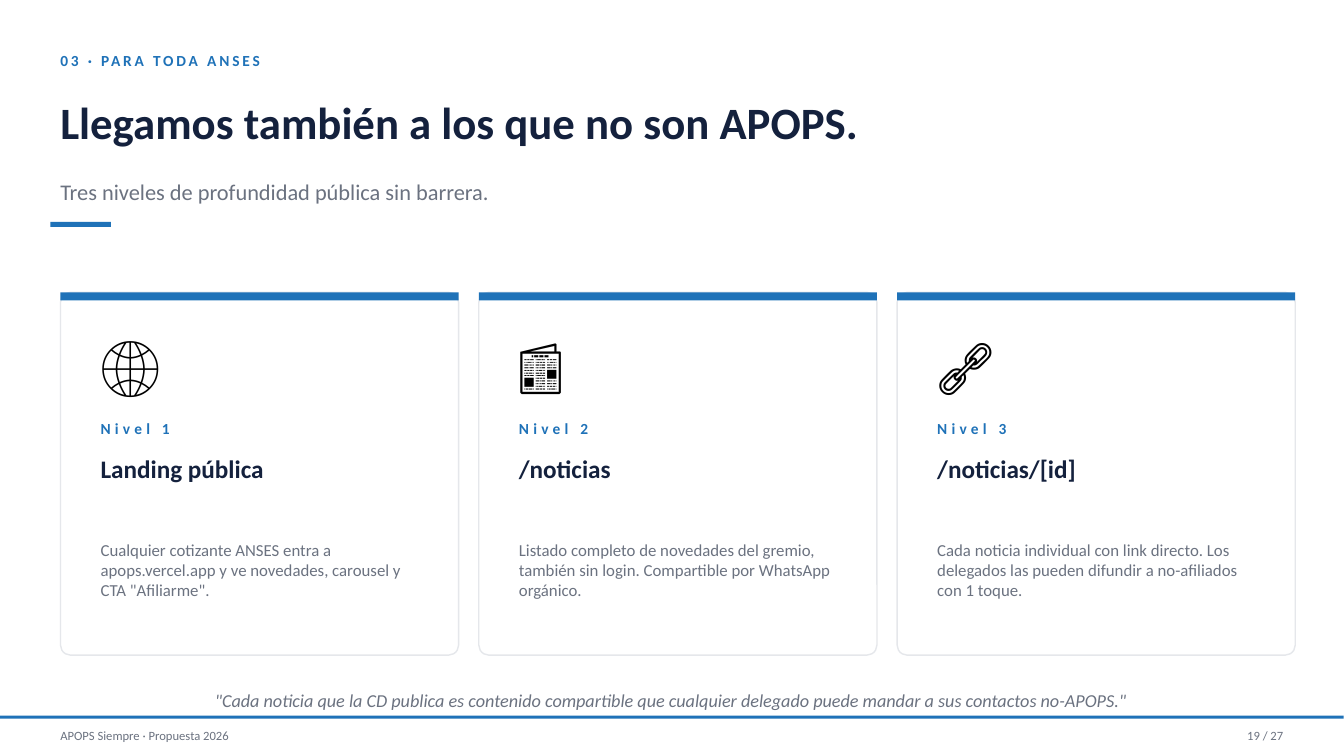
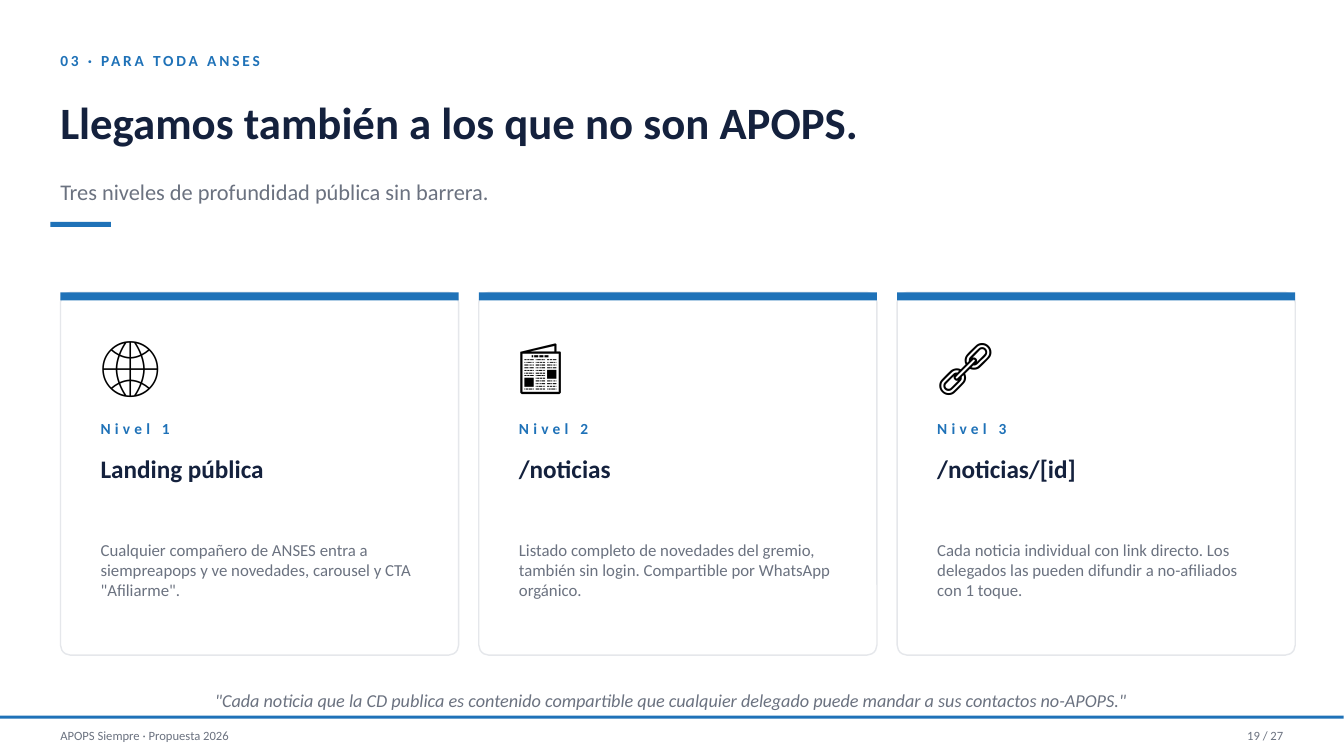
Before and after one commit to saadypacheco/apops, a slide deck: slide 19 of Presentacion-APOPS-Siempre.pptx. Drawn at 1344x756 pixels with LibreOffice and Linux fonts; fonts in the diff are those of the drawing. Boxes give left, top, right and bottom in pixels: in the first picture for what was removed or moved away, otherwise in the second. Text is boxed around its words. In the diff, an @@ line names an element or a change of style, - is before the commit and + after.

```diff
--- a/Presentacion-APOPS-Siempre.pptx
+++ b/Presentacion-APOPS-Siempre.pptx
@@ text at [101,544,411,596]: text changed @@
-Cualquier cotizante ANSES entra a apops.vercel.app y ve novedades, carousel y CTA "Afiliarme".
+Cualquier compañero de ANSES entra a siempreapops y ve novedades, carousel y CTA "Afiliarme".
```
Also in this commit, not shown: 6 other slides changed, 2 other files.
